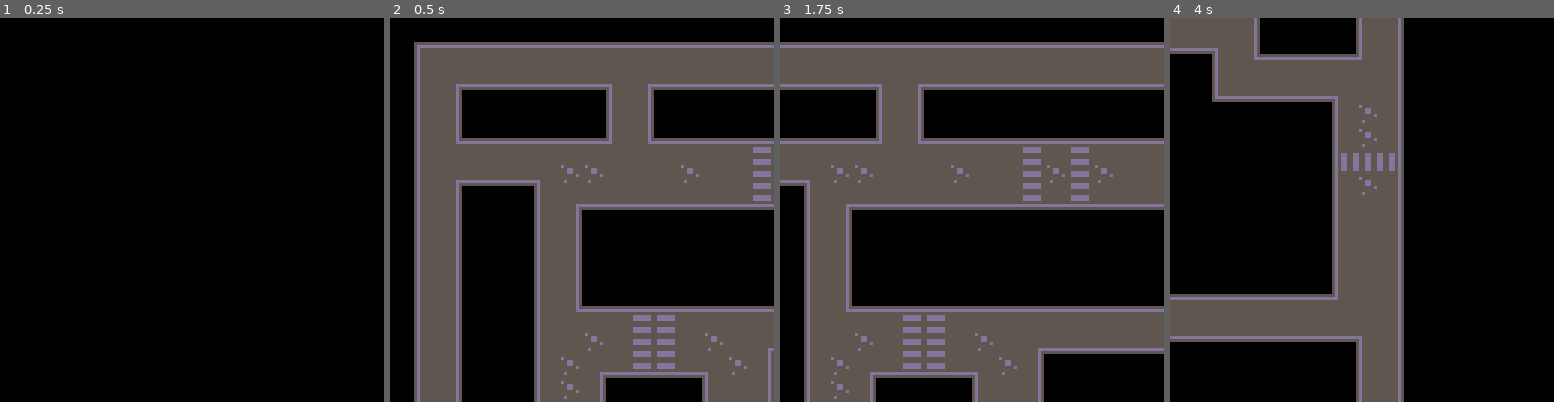
Above: before the commit, frames 1-4 (left to right).
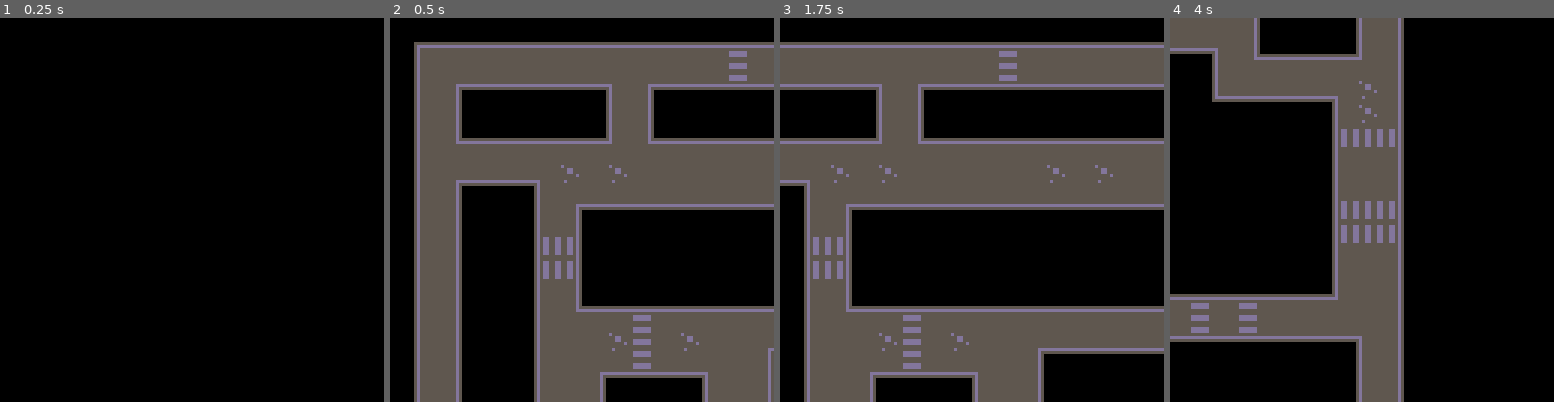
Above: after the commit, the same moments.

Repository: theRenard/PICO-8-autotiles
Game: PICO-8 cartridge autotiles.p8
Two runs of this game, one before a commit and one after it. Both use one fixed random seed, a clock stepped at 60 frames per second and the inputs below.
Inputs:
- Up to frame 1 (0.25 s): no input
- Up to frame 2 (0.5 s): no input
- Up to frame 3 (1.75 s): hold Right from 1.6 s (still down)
- Up to frame 4 (4 s): release Right at 2.1 s; hold Up 2.15-2.42 s; hold Right 2.47-3.03 s; hold Left 3.08-3.58 s; hold Down 3.63-3.97 s

Frame 1 is identical in both runs. In frame 2, 1.8% of the frame differs, in the area x 39-100%, y 8-100%; in frame 3, 2.2%, in the area x 8-81%, y 8-100%; in frame 4, 2.0%.

Commit message:
Add new crosswalk patterns and adjust chance values in street rules

Diff:
--- a/rules/streets.lua
+++ b/rules/streets.lua
@@ -12,7 +12,7 @@
       { 101 },
     },
     offsetY = -1,
-    chance = 0.4,
+    chance = 0.2,
     stopOnMatch = true,
     pattern = {
       a, w, w, w, a,
@@ -20,6 +20,23 @@
       s, s, s, s, s,
       s, s, s, s, s,
       a, w, w, w, a,
+    }
+  },
+  -- 2x vertical crosswalk
+  {
+    block = {
+      { 69 },
+      { 101 },
+    },
+    offsetY = -1,
+    chance = 0.2,
+    stopOnMatch = true,
+    pattern = {
+      a, w, w, w, a,
+      s, s, s, s, s,
+      s, s, s, s, s,
+      w, w, w, w, w,
+      a, a, a, a, a,
     }
   },
   -- 3x horizontal crosswalk
@@ -38,6 +55,22 @@
       a, s, s, s, a,
     }
   },
+  -- 2x horizontal crosswalk
+  {
+    block = {
+      { 112, 114 },
+    },
+    offsetX = -1,
+    chance = 0.2,
+    stopOnMatch = true,
+    pattern = {
+      a, s, s, a, a,
+      w, s, s, w, a,
+      w, s, s, w, a,
+      w, s, s, w, a,
+      a, s, s, a, a,
+    }
+  },
   -- top left corner
   {
     sprites = { 64 },
